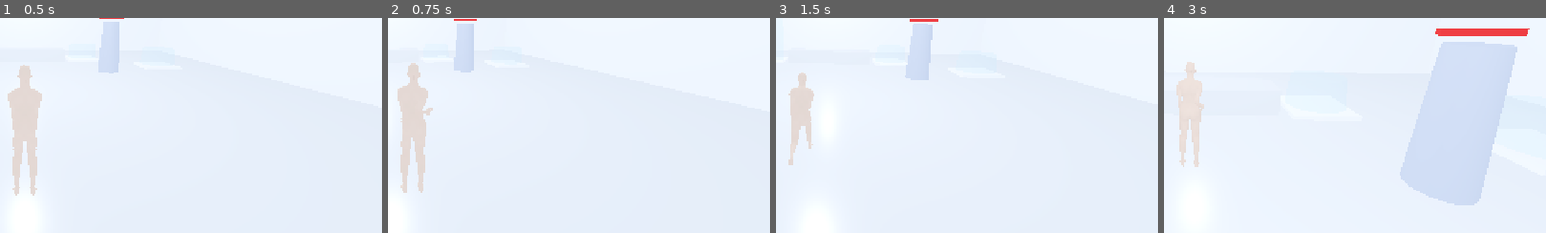
Above: before the commit, frames 1-4 (left to right).
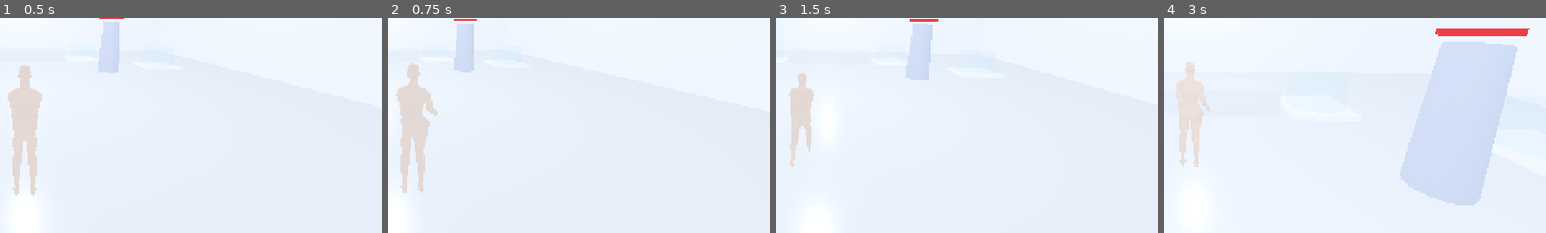
Above: after the commit, the same moments.

Repository: IAmStarhead/Project-Gene
Game: Godot game, scene res://scenes/main.tscn
The game is run twice, just before and just after one commit, with the same random seed, the same clock (stepped at 60 frames per second) and the same inputs.
Inputs (mouse positions are % of the whole screen's width and height, from its top left):
- Up to frame 1 (0.5 s): no input
- Up to frame 2 (0.75 s): move the mouse to (55, 50) at 0.52 s; press the mouse at (55, 50) at 0.53 s; hold W (move_forward) from 0.53 s (still down)
- Up to frame 3 (1.5 s): keep holding W (move_forward); move the mouse to (45, 50) at 1.27 s; release the mouse at (45, 50) at 1.28 s; tap Space (dodge) at 1.35 s
- Up to frame 4 (3 s): keep holding W (move_forward); move the mouse to (52, 48) at 2.02 s; hold Shift (run) 2.03-2.78 s; move the mouse to (49, 52) at 2.77 s; click (49, 52) at 2.85 s
The pictures show only the part of the screen within x 47-97%, y 35-85%; the shares and areas given below are measured in that part.

Frame 1 is identical in both runs. In frame 2, 0.3% of the frame differs, in the area x 2-13%, y 20-58%; in frame 3, 0.1%; in frame 4, 0.2%.

Commit message:
Удар переделан: рука идёт вперёд, не поднимаясь выше плеча
Причина «куска кожи» на видео: у модели НЕТ подмышечной впадины.
Сечение по высоте груди (X от -0.21 до +0.21) непрерывно — рука и торс
одна оболочка. Вершины бока (|X| 0.13..0.15) имеют вес плеча до 0.97,
поэтому при ударе с подъёмом руки бок уходит вместе с ней.

Пробовал ограничить вес плеча у бока (296 вершин) — правило по координатам
захватывает саму руку, потому что зазора между рукой и торсом нет.
Правка откачена, в скрипте оставлено объяснение.

Что сделано вместо этого: поза удара изменена так, чтобы плечо не уходило
выше уключины. Расчёт по скелету: кисть идёт с Z=-0.05 (сзади) до Z=+0.47
(впереди) на высоте плеча, локоть не выше 1.28 м при плече 1.35 м, ни одна
промежуточная точка не попадает внутрь габарита торса. Чем меньше плечо
поднимается, тем меньше бок тянется за рукой.

Заодно уменьшена амплитуда шага: было бедро 22°, колено до 44° — читалось
как «задранные колени».

Co-authored-by: arena-agent <297053741+arena-agent@users.noreply.github.com>

Diff:
--- a/prototype/scripts/character_anim.gd
+++ b/prototype/scripts/character_anim.gd
@@ -145,9 +145,9 @@
 ## Шаг и бег. w — доля скорости: 0 стоит, 1 бежит на полную.
 func _walk(want: Dictionary, w: float) -> void:
 	var s := sin(_phase)
-	var hip_swing := 22.0 * w        # бедро: вперёд-назад
-	var knee := 10.0 + 34.0 * w      # колено гнётся ТОЛЬКО назад, поэтому минус
-	var arm := 16.0 * w              # руки качаются в противофазе
+	var hip_swing := 15.0 * w        # бедро: вперёд-назад
+	var knee := 8.0 + 26.0 * w       # колено гнётся ТОЛЬКО назад, поэтому минус
+	var arm := 14.0 * w              # руки качаются в противофазе
 
 	# ноги
 	want["thigh.L"] = Vector3(hip_swing * s, 0.0, 0.0)
@@ -177,26 +177,38 @@
 
 
 ## Удар правой рукой: замах, удар, возврат.
+##
+## Почему углы именно такие. В первой версии рука уходила махом через грудь
+## на левую сторону. На модели это давало два видимых дефекта, которые
+## пользователь и заметил:
+##   1) кисть проходила СКВОЗЬ торс;
+##   2) вершины груди, часть веса которых принадлежит плечу, тянулись за
+##      рукой — «кусок кожи поднимался».
+## Поэтому плечо отведено в СТОРОНУ (ось Z) и держится снаружи корпуса,
+## а удар идёт вперёд (ось X), не пересекая среднюю линию тела.
 func _attack(want: Dictionary, t: float) -> void:
 	var windup := T.ATTACK_WINDUP
 	var active_end := windup + T.ATTACK_ACTIVE
 	var total := active_end + T.ATTACK_RECOVERY
 
-	# Три опорные позы: замах -> удар -> стойка.
+	# Плечо R: отведение в сторону = ОТРИЦАТЕЛЬНЫЙ Z (проверено расчётом:
+	# при z=-35 кисть уходит на X≈-0.45, то есть наружу от корпуса).
 	var pose_back := {
-		"upper_arm.R": Vector3(-40.0, 0.0, 12.0),
-		"forearm.R": Vector3(95.0, 0.0, 0.0),
-		"chest": Vector3(4.0, -20.0, 0.0),
-		"spine": Vector3(2.0, -8.0, 0.0),
-		"head": Vector3(0.0, 14.0, 0.0),
+		"upper_arm.R": Vector3(-62.0, 0.0, -32.0),
+		"forearm.R": Vector3(102.0, 0.0, 0.0),
+		"hand.R": Vector3(0.0, 0.0, -6.0),
+		"chest": Vector3(4.0, -16.0, 0.0),
+		"spine": Vector3(2.0, -7.0, 0.0),
+		"head": Vector3(0.0, 12.0, 0.0),
 	}
 	var pose_hit := {
-		"upper_arm.R": Vector3(55.0, 0.0, -6.0),
-		"forearm.R": Vector3(12.0, 0.0, 0.0),
-		"chest": Vector3(6.0, 22.0, 0.0),
-		"spine": Vector3(4.0, 9.0, 0.0),
-		"head": Vector3(0.0, -12.0, 0.0),
-		"upper_arm.L": Vector3(20.0, 0.0, -14.0),
+		"upper_arm.R": Vector3(70.0, 0.0, -14.0),
+		"forearm.R": Vector3(34.0, 0.0, 0.0),
+		"hand.R": Vector3(0.0, 0.0, -4.0),
+		"chest": Vector3(6.0, 18.0, 0.0),
+		"spine": Vector3(4.0, 8.0, 0.0),
+		"head": Vector3(0.0, -10.0, 0.0),
+		"upper_arm.L": Vector3(14.0, 0.0, -12.0),
 	}
 
 	if t < windup:
